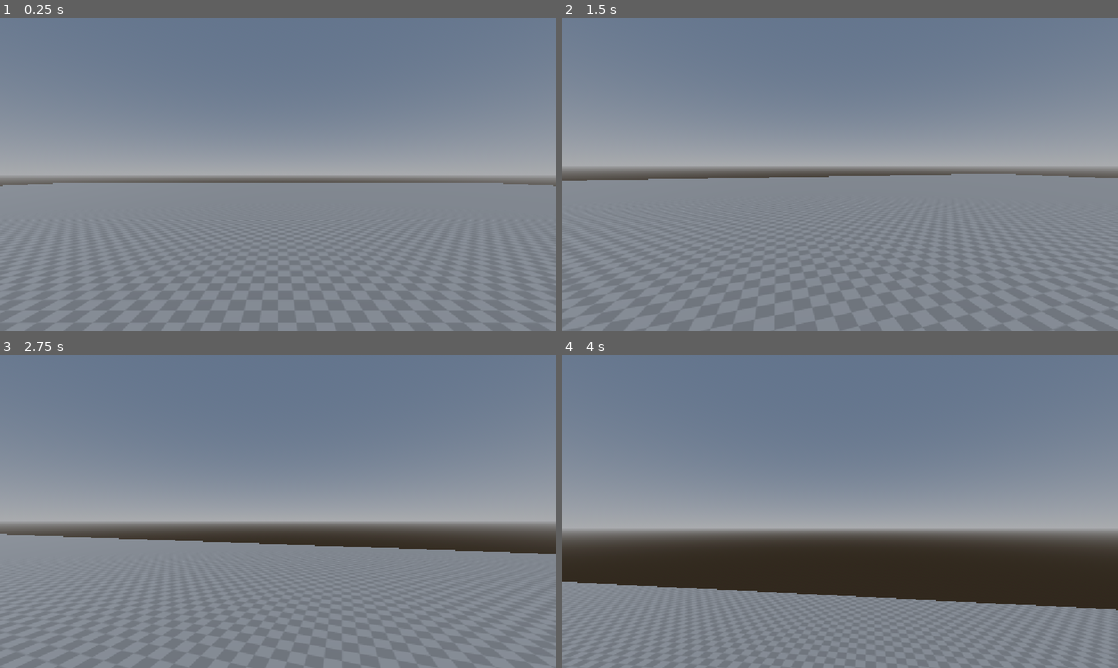
Above: before the commit, frames 1-4 (two rows, left to right).
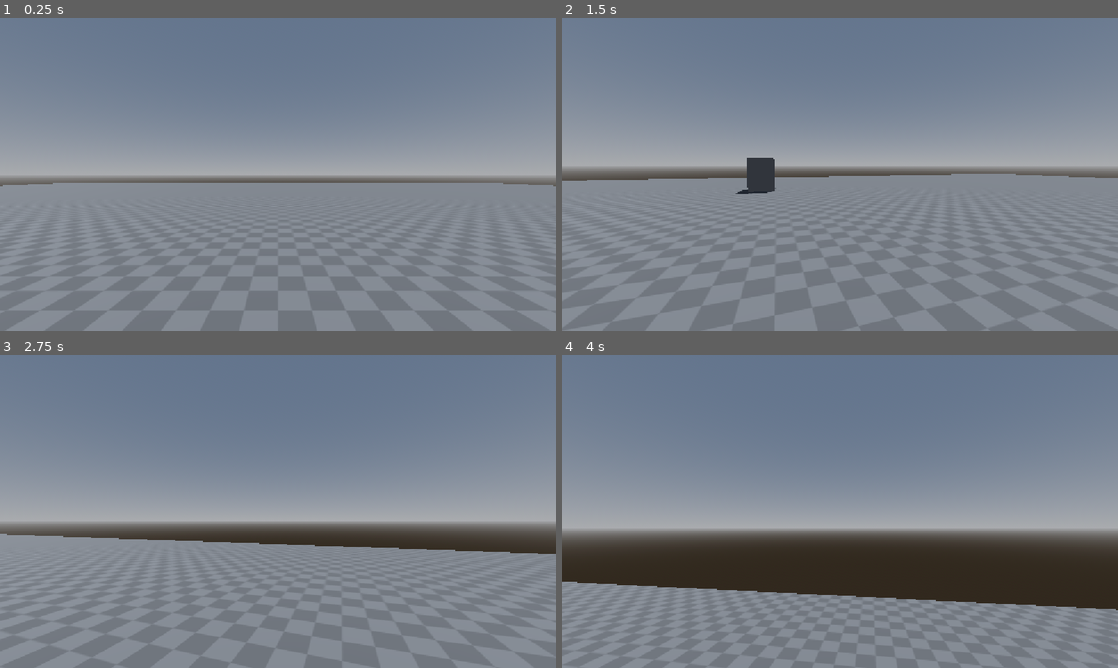
Above: after the commit, the same moments.

Repository: pfoury/multi-gun.s
Game: Godot game, scene res://scenes/main.tscn
Two runs of this game, one before a commit and one after it. Both use one fixed random seed, a clock stepped at 60 frames per second and the inputs below. The project has no main scene, so this scene is started directly.
Inputs (mouse positions are in pixels of both pictures, inside the frame that each line leads up to):
- Up to frame 1 (0.25 s): no input
- Up to frame 2 (1.5 s): tap Enter at 0.5 s; move the mouse to (834, 180) at 0.52 s; hold ` (spawn, bound only after the commit) 0.53-1.28 s; hold W (move_forward) from 0.53 s (still down); tap Space (jump) at 0.77 s; move the mouse to (878, 177) at 1.27 s; tap ` (spawn, bound only after the commit) at 1.35 s
- Up to frame 3 (2.75 s): keep holding W (move_forward); tap Space (jump) at 1.52 s; move the mouse to (233, 508) at 2.02 s; hold ` (spawn, bound only after the commit) from 2.03 s (still down)
- Up to frame 4 (4 s): move the mouse to (845, 511) at 2.77 s; release W (move_forward) at 2.78 s; release ` (spawn, bound only after the commit) at 2.78 s; hold A (move_left) 2.78-3.53 s; tap ` (spawn, bound only after the commit) at 2.85 s; tap Space (jump) at 3.02, 3.77 s; move the mouse to (817, 505) at 3.52 s; hold W (move_forward) from 3.53 s (still down); hold ` (spawn, bound only after the commit) from 3.53 s (still down)

The runs differ from the first frame. In frame 2, 0.6% of the frame differs, in the area x 31-39%, y 44-57%; in frame 3, less than 0.1%; in frame 4, less than 0.1%.

Commit message:
Implement temp spawn feature
This feature is implemented for easier work with multiplayer. Will be deleted in near feature

Diff:
--- a/project.godot
+++ b/project.godot
@@ -46,6 +46,11 @@
 "events": [Object(InputEventKey,"resource_local_to_scene":false,"resource_name":"","device":-1,"window_id":0,"alt_press …(191 unchanged characters)…
 ]
 }
+spawn={
+"deadzone": 0.2,
+"events": [Object(InputEventKey,"resource_local_to_scene":false,"resource_name":"","device":-1,"window_id":0,"alt_pressed":false,"shift_pressed":false,"ctrl_pressed":false,"meta_pressed":false,"pressed":false,"keycode":0,"physical_keycode":96,"key_label":0,"unicode":96,"location":0,"echo":false,"script":null)
+]
+}
 
 [physics]
 
--- a/scenes/main.tscn
+++ b/scenes/main.tscn
@@ -21,11 +21,23 @@
 
 [sub_resource type="StandardMaterial3D" id="StandardMaterial3D_sugp2"]
 albedo_texture = ExtResource("1_o5qli")
+uv1_scale = Vector3(0.5, 0.5, 0.5)
 uv1_triplanar = true
 
 [sub_resource type="BoxMesh" id="BoxMesh_ogq8d"]
 material = SubResource("StandardMaterial3D_sugp2")
 size = Vector3(50, 0.5, 50)
+
+[sub_resource type="CylinderShape3D" id="CylinderShape3D_ogq8d"]
+
+[sub_resource type="CylinderMesh" id="CylinderMesh_eg0p3"]
+
+[sub_resource type="SphereShape3D" id="SphereShape3D_ogq8d"]
+radius = 1.5
+
+[sub_resource type="SphereMesh" id="SphereMesh_eg0p3"]
+radius = 1.5
+height = 3.0
 
 [node name="MainGame" type="Node" unique_id=742275538]
 script = ExtResource("1_0wfyh")
@@ -38,10 +50,34 @@
 transform = Transform3D(-0.8660254, -0.43301278, 0.25, 0, 0.49999997, 0.86602545, -0.50000006, 0.75, -0.43301266, 0, 0, 0)
 shadow_enabled = true
 
-[node name="Ground" type="StaticBody3D" parent="." unique_id=381869476]
+[node name="Players" type="Node3D" parent="." unique_id=234238514]
 
-[node name="CollisionShape3D" type="CollisionShape3D" parent="Ground" unique_id=2123035191]
+[node name="Objects" type="Node3D" parent="." unique_id=1876955687]
+
+[node name="SolidObjects" type="Node3D" parent="." unique_id=190564419]
+
+[node name="Ground" type="StaticBody3D" parent="SolidObjects" unique_id=381869476]
+
+[node name="CollisionShape3D" type="CollisionShape3D" parent="SolidObjects/Ground" unique_id=2123035191]
 shape = SubResource("BoxShape3D_eg0p3")
 
-[node name="MeshInstance3D" type="MeshInstance3D" parent="Ground" unique_id=434441783]
+[node name="MeshInstance3D" type="MeshInstance3D" parent="SolidObjects/Ground" unique_id=434441783]
 mesh = SubResource("BoxMesh_ogq8d")
+
+[node name="Cylinder" type="StaticBody3D" parent="SolidObjects" unique_id=343936536]
+transform = Transform3D(1, 0, 0, 0, 1, 0, 0, 0, 1, 4.889285, 1.1699102, -2.6721983)
+
+[node name="CollisionShape3D" type="CollisionShape3D" parent="SolidObjects/Cylinder" unique_id=477094009]
+shape = SubResource("CylinderShape3D_ogq8d")
+
+[node name="MeshInstance3D" type="MeshInstance3D" parent="SolidObjects/Cylinder" unique_id=377476375]
+mesh = SubResource("CylinderMesh_eg0p3")
+
+[node name="Sphere" type="StaticBody3D" parent="SolidObjects" unique_id=1671336547]
+transform = Transform3D(1, 0, 0, 0, 1, 0, 0, 0, 1, 4.9466367, 1.6999152, 1.1710892)
+
+[node name="CollisionShape3D" type="CollisionShape3D" parent="SolidObjects/Sphere" unique_id=1675282349]
+shape = SubResource("SphereShape3D_ogq8d")
+
+[node name="MeshInstance3D" type="MeshInstance3D" parent="SolidObjects/Sphere" unique_id=295718741]
+mesh = SubResource("SphereMesh_eg0p3")
--- a/scenes/player.tscn
+++ b/scenes/player.tscn
@@ -1,7 +1,8 @@
 [gd_scene format=3 uid="uid://1pbxshbpwk1v"]
 
-[ext_resource type="Script" uid="uid://dybqxhbeg0rld" path="res://scenes/player.gd" id="1_3vyb7"]
-[ext_resource type="Script" uid="uid://7t8uloac210m" path="res://scenes/FirstPersonCamera.gd" id="2_g2els"]
+[ext_resource type="Script" uid="uid://dybqxhbeg0rld" path="res://scripts/player.gd" id="1_3vyb7"]
+[ext_resource type="Script" uid="uid://7t8uloac210m" path="res://scripts/FirstPersonCamera.gd" id="2_g2els"]
+[ext_resource type="PackedScene" uid="uid://kr7f1bd47iji" path="res://scenes/testobject.tscn" id="2_qhqgy"]
 
 [sub_resource type="CapsuleShape3D" id="CapsuleShape3D_eg0p3"]
 
@@ -9,6 +10,7 @@
 
 [node name="Player" type="CharacterBody3D" unique_id=698292562]
 script = ExtResource("1_3vyb7")
+testobject_scene = ExtResource("2_qhqgy")
 
 [node name="CollisionShape3D" type="CollisionShape3D" parent="." unique_id=1828303792]
 shape = SubResource("CapsuleShape3D_eg0p3")
--- /dev/null
+++ b/scenes/testobject.tscn
@@ -0,0 +1,8 @@
+[gd_scene format=3 uid="uid://kr7f1bd47iji"]
+
+[sub_resource type="BoxMesh" id="BoxMesh_ogq8d"]
+size = Vector3(1, 1, 2.5444336)
+
+[node name="TESTOBJECT" type="MeshInstance3D" unique_id=1683560947]
+transform = Transform3D(1, 0, 0, 0, 1, 0, 0, 0, 1, 0, 0, -0.7722168)
+mesh = SubResource("BoxMesh_ogq8d")
--- a/scripts/mainGame.gd
+++ b/scripts/mainGame.gd
@@ -2,6 +2,7 @@
 
 @export var player_scene : PackedScene
 
+@onready var players_folder := $Players
 
 func _ready() -> void:
 	# For testing purposes
@@ -9,4 +10,4 @@
 
 	player.position = Vector3(0, 0, 0)
 
-	add_child(player)
+	players_folder.add_child(player)
--- a/scenes/player.gd
+++ b/scripts/player.gd
@@ -4,12 +4,17 @@
 const SPEED := 8.0
 const MOVE_LERP_WEIGHT := 15.0
 
+@export var testobject_scene : PackedScene
+
 @onready var first_person_camera := $CameraPivot/FPCamera
+@onready var main_scene := get_tree().current_scene
 
 var player_speed: float = SPEED
 
+
 func _ready() -> void:
 	pass
+
 
 func _physics_process(delta: float) -> void:
 	# Movement
@@ -37,3 +42,34 @@
 	first_person_camera.rotation.y = 0
 
 	move_and_slide()
+
+
+func _input(event: InputEvent) -> void:
+	if event.is_action_pressed("spawn"):
+		# Setting up raycast from the player's camera
+		var players_cam = first_person_camera.global_position
+		var to = players_cam + -first_person_camera.global_transform.basis.z * 1000.0
+
+		# Creating raycast
+		var query = PhysicsRayQueryParameters3D.create(players_cam, to)
+		query.exclude = [self]
+
+		# Getting first intersect with raycast
+		var result = get_world_3d().direct_space_state.intersect_ray(query)
+
+		var testobject = testobject_scene.instantiate()
+
+		if result != {}:
+			testobject.position = result["position"]
+
+			var normal = result["normal"]
+
+			var tangent = normal.cross(Vector3.UP)
+			if tangent.length_squared() < 0.0001:
+				tangent = normal.cross(Vector3.RIGHT)
+
+			tangent = tangent.normalized()
+
+			testobject.look_at_from_position(testobject.position, testobject.position - result["normal"], tangent)
+
+			main_scene.add_child(testobject)
Renamed: scenes/FirstPersonCamera.gd -> scripts/FirstPersonCamera.gd
Renamed: scenes/FirstPersonCamera.gd.uid -> scripts/FirstPersonCamera.gd.uid
Renamed: scenes/player.gd.uid -> scripts/player.gd.uid
